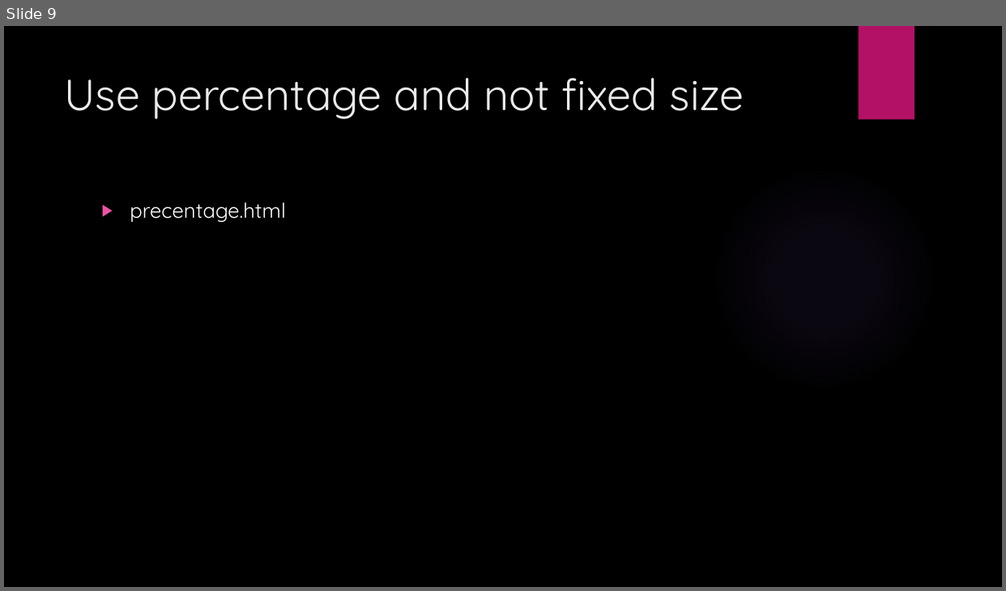
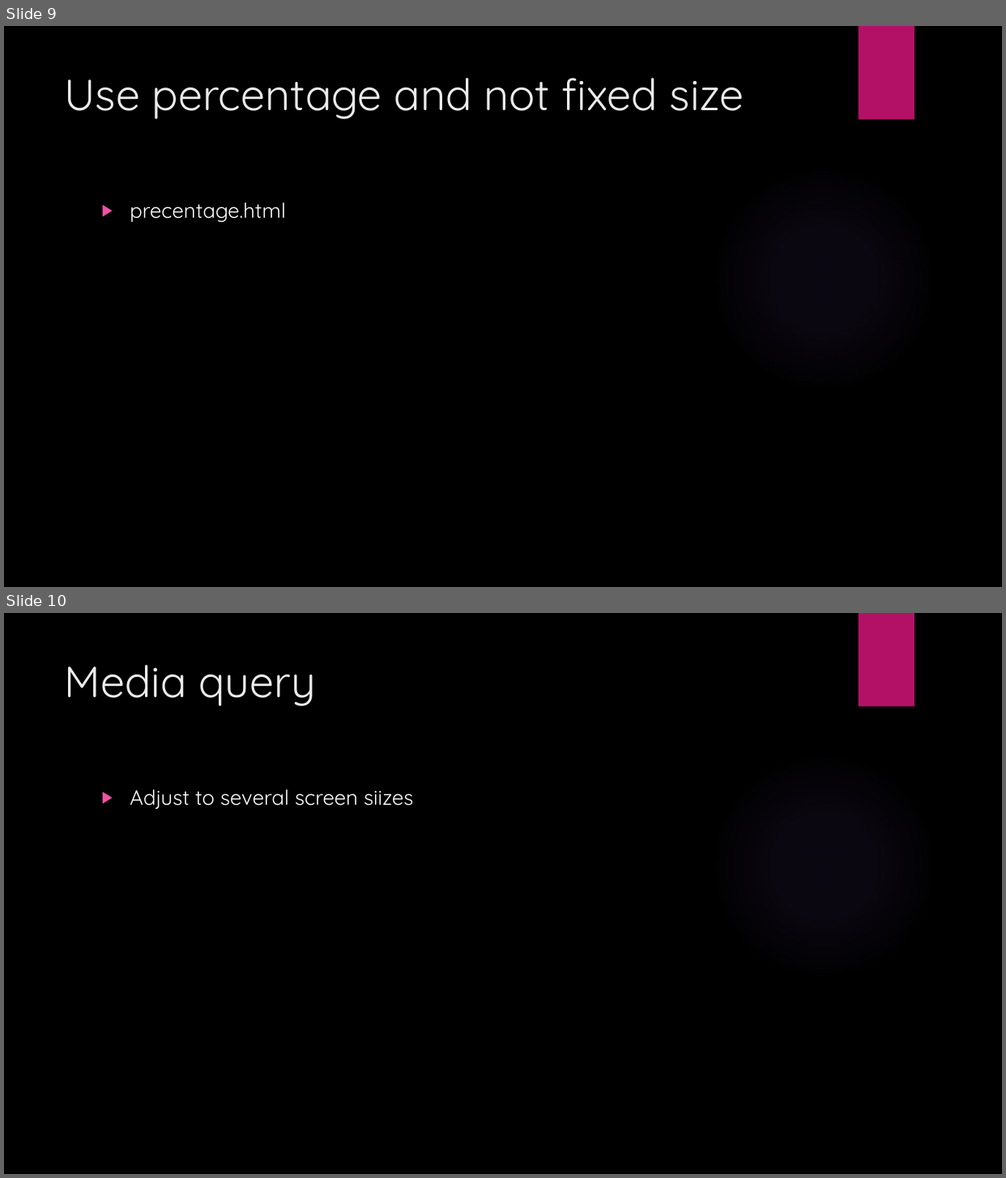
Before and after one commit to talyaron/HTML-CSS-JS, a slide deck: HTML/Responsive/responsive.pptx. Shown one above the other, each under a label of ours: slide 9 before the commit, slides 9 and 10 after it. The pictures are 1006x591 and 1006x1178 pixels, drawn with LibreOffice and Linux fonts; fonts in the diff are those of the drawing; background and template pictures are left out. Boxes give left, top, right and bottom in pixels: in the first picture for what was removed or moved away, otherwise in the second. Text is boxed around its words. In the diff, an @@ line names an element or a change of style, - is before the commit and + after.

```diff
--- a/HTML/Responsive/responsive.pptx
+++ b/HTML/Responsive/responsive.pptx
@@ slide 10 added at [4,613,1002,1174], background picture (left out); not listed: 2 template elements that a slide beside it also shows @@
@@ title added at [65,665,315,706], 42 pt, text #EBEBEB @@
+Media query
@@ text added at [130,790,413,809], 20 pt, text #FFFFFF @@
+▶ Adjust to several screen siizes
```
Also in this commit, not shown: 2 other files.
